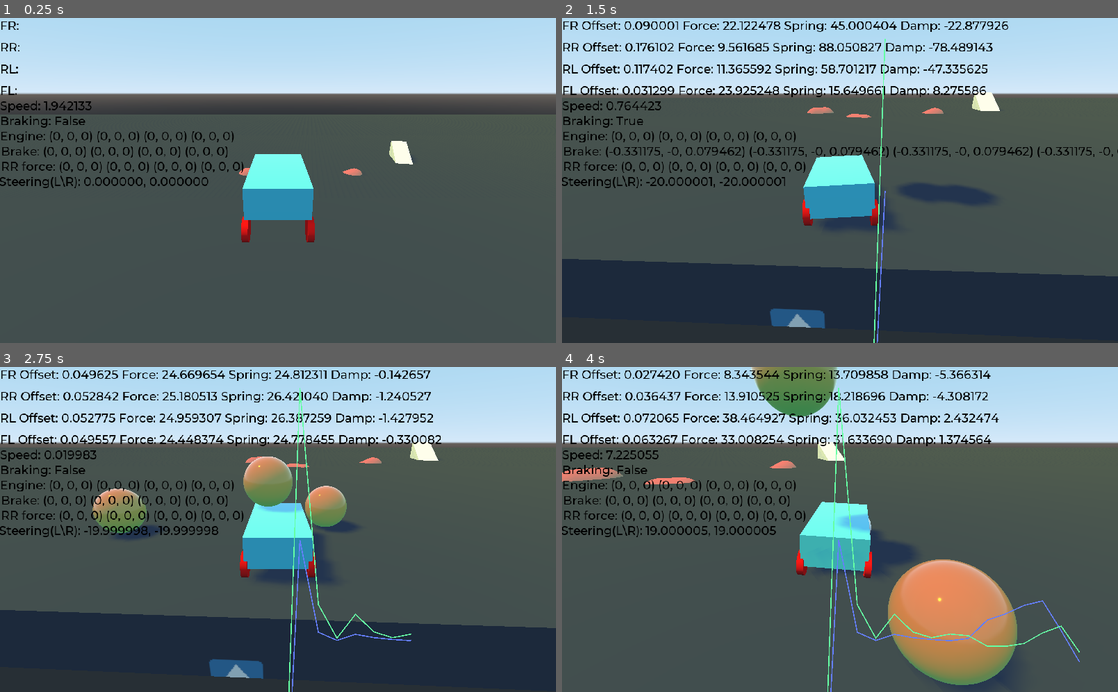
Above: before the commit, frames 1-4 (two rows, left to right).
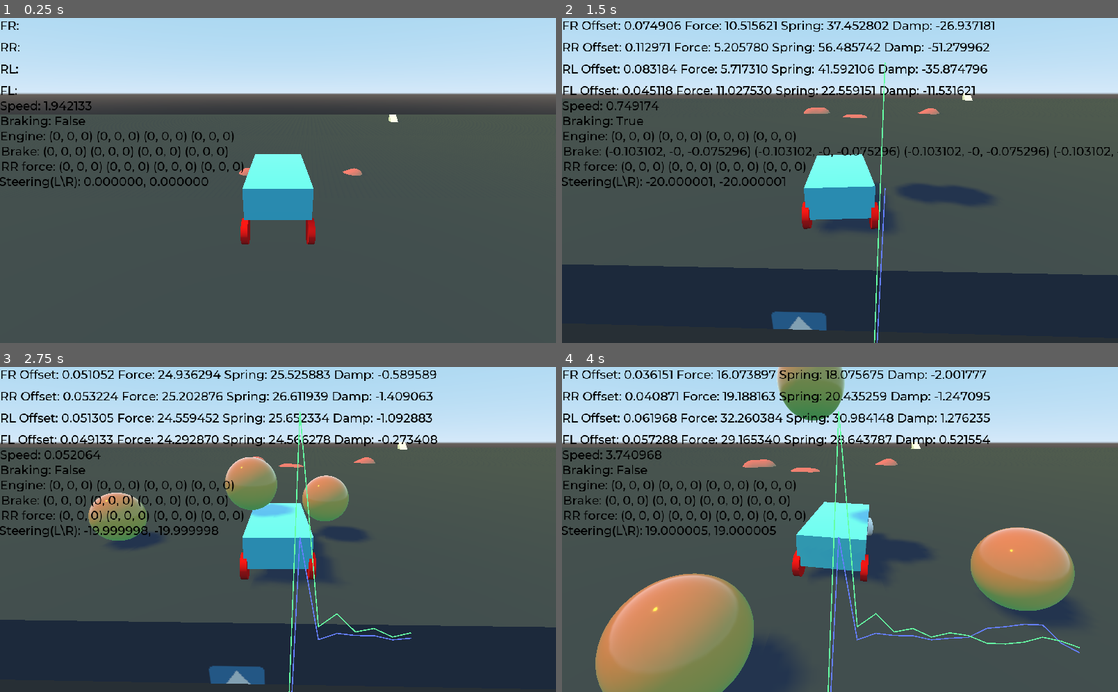
Above: after the commit, the same moments.

Repository: nxidplease/Car-Prototype
Game: Godot game, scene res://Main.tscn
Two runs of this game, one before a commit and one after it. Both use one fixed random seed, a clock stepped at 60 frames per second and the inputs below. The engine's default icon, where the game draws it, is replaced by a stand-in: a white triangle on a blue panel in a dark square.
Inputs:
- Up to frame 1 (0.25 s): no input
- Up to frame 2 (1.5 s): tap Enter (ui_accept) at 0.5, 0.77 s; hold Right (ui_right) 0.53-1.28 s; hold Down (ui_down) from 1.28 s (still down)
- Up to frame 3 (2.75 s): tap Enter (ui_accept) at 1.52 s; release Down (ui_down) at 2.03 s; hold Right (ui_right) from 2.03 s (still down)
- Up to frame 4 (4 s): release Right (ui_right) at 2.78 s; hold Up (ui_up) 2.78-3.53 s; tap Enter (ui_accept) at 3.02, 3.77 s; hold Left (ui_left) from 3.53 s (still down)

The runs differ from the first frame. In frame 1, 0.4% of the frame differs, in the area x 43-75%, y 29-70%; in frame 2, 6.6%; in frame 3, 9.9%; in frame 4, 28%, in the area x 0-94%, y 0-100%.

Commit message:
Added obstacles to ground layer

Diff:
--- a/Camera.gd
+++ b/Camera.gd
@@ -15,7 +15,7 @@
 
 	var velocity_to_ground_proj = car.linear_velocity - car.linear_velocity.dot(Vector3.UP) * Vector3.UP
 
-	if velocity_to_ground_proj.length() > 0.5:
+	if velocity_to_ground_proj.length() > 1.5:
 		camera_back_dir = velocity_to_ground_proj.normalized()
 
 #	var car_forward_edge = car.translation + car.transform.basis.z
--- a/Car.gd
+++ b/Car.gd
@@ -91,12 +91,12 @@
 	var steerForce = calcSteerForce(wheel, state)
 
 	totalForce += steerForce
-	totalForce += calcEngineForce(wheel, state)
+#	totalForce += calcEngineForce(wheel, state)
 
 #	RWD
-#	match wheel.name:
-#		"FR", "FL":
-#			totalForce += calcEngineForce(wheel, state)
+	match wheel.name:
+		"RR", "RL":
+			totalForce += calcEngineForce(wheel, state)
 #		"FL", "FR":
 #			applySelfAligningForce(wheel, state, steerForce)
 
@@ -178,6 +178,12 @@
 
 	if currSpeed > 0 && braking:
 		brakeForce = - brake_coefficient * forwardGroundSpeed * (mass / 4)
+
+#	match wheel.name:
+#		"FR", "FL":
+#			brakeForce *= 0.3
+#		"RR", "RL":
+#			brakeForce *= 0.7
 
 	updateWheelForceDisplay(wheel.name, self.brakeForce, brakeForce)
 
--- a/Car.tscn
+++ b/Car.tscn
@@ -33,7 +33,7 @@
 shape = SubResource( 3 )
 
 [node name="RL" type="RayCast" parent="."]
-transform = Transform( 1, 0, 0, 0, 1, 0, 0, 0, 1, 0.5, 0, -0.85 )
+transform = Transform( 1, 0, 0, 0, 1, 0, 0, 0, 1, 0.5, 0, -0.9 )
 enabled = true
 collision_mask = 4
 script = ExtResource( 2 )
@@ -48,7 +48,7 @@
 material/0 = SubResource( 5 )
 
 [node name="FL" type="RayCast" parent="."]
-transform = Transform( 1, 0, 0, 0, 1, 0, 0, 0, 1, 0.5, 0, 0.85 )
+transform = Transform( 1, 0, 0, 0, 1, 0, 0, 0, 1, 0.5, 0, 0.9 )
 enabled = true
 collision_mask = 4
 script = ExtResource( 2 )
@@ -62,7 +62,7 @@
 mesh = SubResource( 4 )
 
 [node name="FR" type="RayCast" parent="."]
-transform = Transform( 1, 0, 0, 0, 1, 0, 0, 0, 1, -0.5, 0, 0.85 )
+transform = Transform( 1, 0, 0, 0, 1, 0, 0, 0, 1, -0.5, 0, 0.9 )
 enabled = true
 collision_mask = 4
 script = ExtResource( 2 )
@@ -76,7 +76,7 @@
 mesh = SubResource( 4 )
 
 [node name="RR" type="RayCast" parent="."]
-transform = Transform( 1, 0, 0, 0, 1, 0, 0, 0, 1, -0.5, 0, -0.85 )
+transform = Transform( 1, 0, 0, 0, 1, 0, 0, 0, 1, -0.5, 0, -0.9 )
 enabled = true
 collision_mask = 4
 script = ExtResource( 2 )
--- a/Main.tscn
+++ b/Main.tscn
@@ -60,7 +60,7 @@
 front_grip_curve = SubResource( 7 )
 rear_grip_curve = SubResource( 8 )
 maxSpeed = 25
-maxEngineForce = 120000
+maxEngineForce = 150000
 rr_coefficient = 0.005
 brake_coefficient = 0.8
 steering_speed_deg = 90.0
@@ -190,6 +190,6 @@
 transform = Transform( -0.174092, -0.021553, 0.984493, -0.287664, 0.957264, -0.0299121, -0.941776, -0.288411, -0.172853, 3.03735, -0.95445, -477.08 )
 
 [node name="Ramp" parent="." instance=ExtResource( 7 )]
-transform = Transform( 0.967237, 0, -0.253876, 0, 1, 0, 0.253876, 0, 0.967237, -16.8384, 0.5, -471.115 )
+transform = Transform( 0.967237, 0, -0.253876, 0, 1, 0, 0.253876, 0, 0.967237, -37.0314, 0.5, -425.534 )
 
 [connection signal="update_offset" from="Car" to="." method="_on_Car_update_offset"]
--- a/Obstacle.tscn
+++ b/Obstacle.tscn
@@ -16,6 +16,7 @@
 data = PoolVector3Array( 0, 0, 1.5, 0, 0, 1.5, 0, -0.1736, 1.4848, 0, 0, 1.5, 0.017, -0.1728, 1.4848, 0, -0.1736, 1.484 …(243338 unchanged characters)…
 
 [node name="Obstacle" type="RigidBody"]
+collision_layer = 4
 mode = 1
 
 [node name="MeshInstance" type="MeshInstance" parent="."]
--- a/Ramp.tscn
+++ b/Ramp.tscn
@@ -8,6 +8,7 @@
 points = PoolVector3Array( -2.5, 1, 1, 2.5, -1, 1, -2.5, 1, -1, -2.5, -1, 1, 2.5, -1, -1, -2.5, -1, -1 )
 
 [node name="Ramp" type="RigidBody"]
+collision_layer = 4
 mode = 1
 
 [node name="MeshInstance" type="MeshInstance" parent="."]
